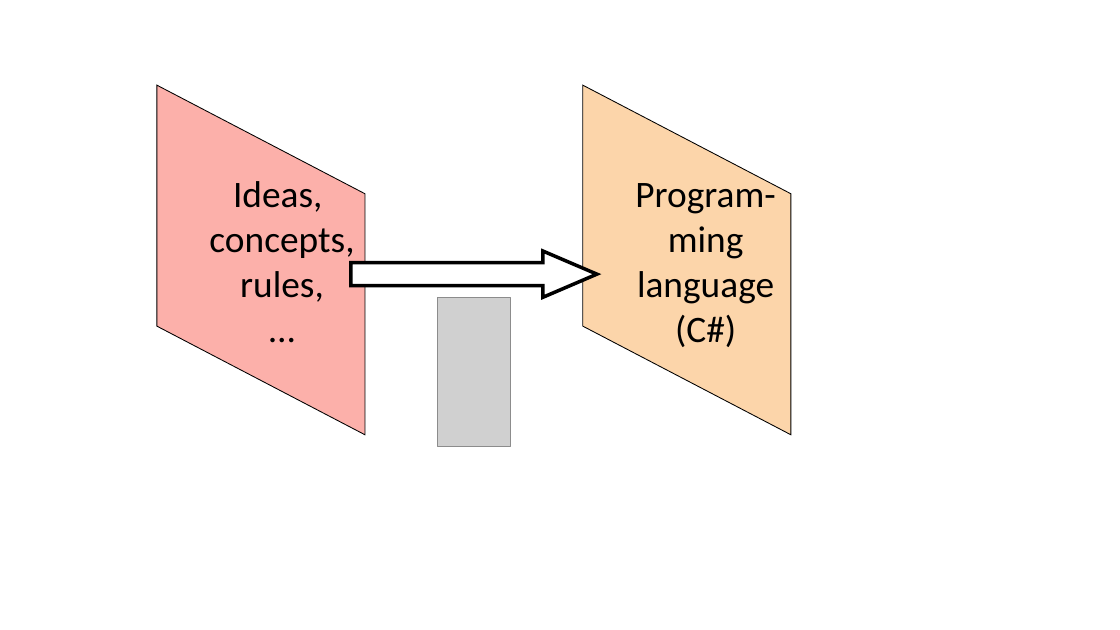
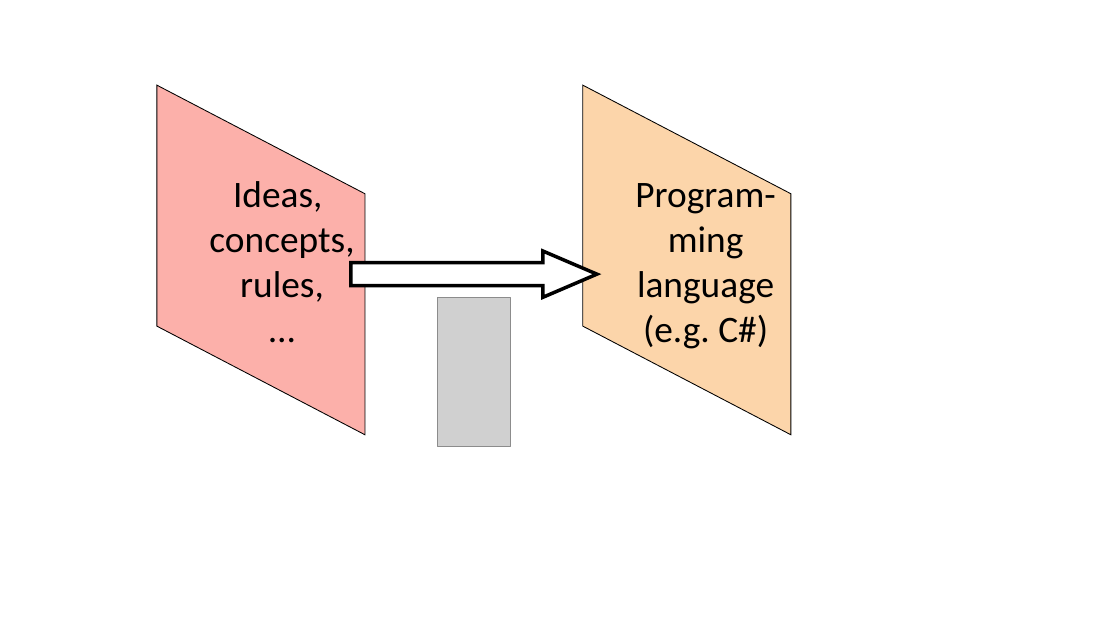
Before and after one commit to perslaursen/OOProg22, a slide deck: slide 8 of Chap/Start/Presentations/ProgrammingProcess.pptx. Drawn at 1120x630 pixels with LibreOffice and Linux fonts; fonts in the diff are those of the drawing; grey boxes stand for pictures. Boxes give left, top, right and bottom in pixels: in the first picture for what was removed or moved away, otherwise in the second. Text is boxed around its words. In the diff, an @@ line names an element or a change of style, - is before the commit and + after.

```diff
--- a/Chap/Start/Presentations/ProgrammingProcess.pptx
+++ b/Chap/Start/Presentations/ProgrammingProcess.pptx
@@ text in parallelogram at (643, 315, 768, 349): text changed @@
-(C#)
+(e.g. C#)
```
Also in this commit, not shown: 2 other slides changed, 8 other files.
